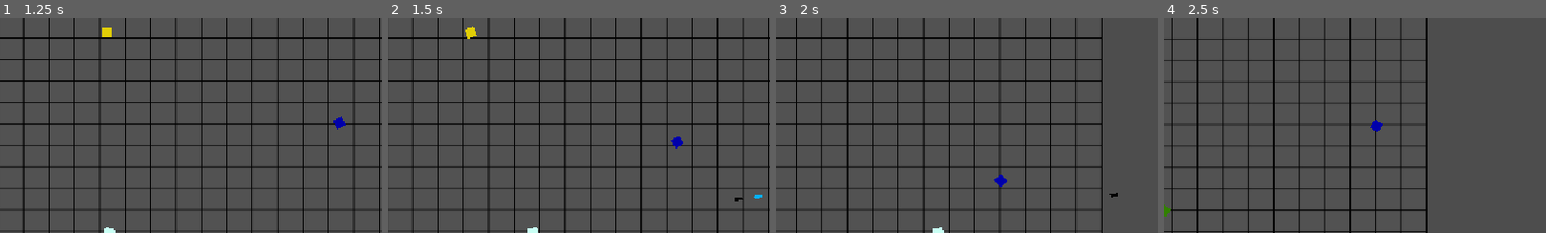
Above: before the commit, frames 1-4 (left to right).
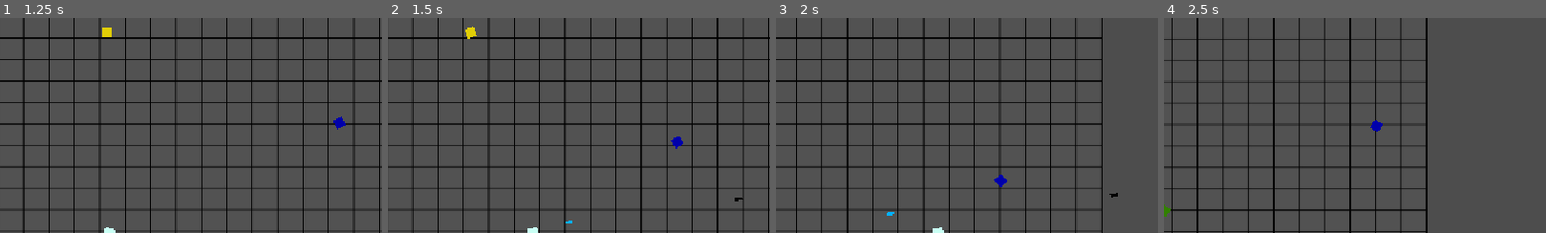
Above: after the commit, the same moments.

Repository: EmpexOri/OperationHavok
Game: Godot game, scene res://Scenes/MenuScene.tscn
Two runs of this game, one before a commit and one after it. Both use one fixed random seed, a clock stepped at 60 frames per second and the inputs below.
Inputs (mouse positions are % of the whole screen's width and height, from its top left):
- Up to frame 1 (1.25 s): click "Play" at 0.5 s
- Up to frame 2 (1.5 s): move the mouse to (72, 45) at 1.27 s; hold D (right) from 1.28 s (still down); click (72, 45) at 1.35 s
- Up to frame 3 (2 s): keep holding D (right)
- Up to frame 4 (2.5 s): move the mouse to (30, 55) at 2.02 s; release D (right) at 2.03 s; hold S (down) from 2.03 s (still down); click (30, 55) at 2.1 s
The pictures show only the part of the screen within x 36-86%, y 0-50%; the shares and areas given below are measured in that part.

Frame 1 is identical in both runs. In frame 2, less than 0.1% of the frame differs, in the area x 46-98%, y 82-96%; in frame 3, less than 0.1%; in frame 4, nothing differs.

Commit message:
damn enemy collisions (but bullets no longer stay forever!)

Diff:
--- a/Assets/Scripts/Enemy/enemy.gd
+++ b/Assets/Scripts/Enemy/enemy.gd
@@ -51,4 +51,4 @@
 			Target = get_tree().get_nodes_in_group("Enemy")[0].get_path()
 			print(Target)
 	elif is_in_group("Minion") and body.is_in_group("Enemy"):
-		queue_free()
+		call_deferred("queue_free")
--- a/Assets/Scripts/Player Scripts/bullet.gd
+++ b/Assets/Scripts/Player Scripts/bullet.gd
@@ -1,5 +1,12 @@
 extends RigidBody2D
 
+func _ready():
+	var LifeTimer = Timer.new()
+	LifeTimer.wait_time = 1
+	LifeTimer.one_shot = true  # Timer only goes once
+	LifeTimer.connect("timeout", Callable(self, "queue_free")) # Executes the spawn function once timer has ended
+	add_child(LifeTimer)
+	LifeTimer.start()
 
 func _on_area_2d_body_entered(body: Node2D):
 	if "Enemy" in body.name or "Player" in body.name: # Fixed
--- a/Scenes/Misc/bullet.tscn
+++ b/Scenes/Misc/bullet.tscn
@@ -11,6 +11,7 @@
 
 [node name="Bullet" type="RigidBody2D"]
 gravity_scale = 0.0
+continuous_cd = 1
 script = ExtResource("1_xjght")
 
 [node name="CollisionShape2D" type="CollisionShape2D" parent="."]
--- a/Scenes/Misc/enemy.tscn
+++ b/Scenes/Misc/enemy.tscn
@@ -7,7 +7,7 @@
 size = Vector2(8, 8)
 
 [sub_resource type="RectangleShape2D" id="RectangleShape2D_058mb"]
-size = Vector2(10, 10)
+size = Vector2(9, 9)
 
 [node name="Enemy" type="CharacterBody2D"]
 script = ExtResource("1_mvqga")
--- a/Scenes/Misc/enemy_2.tscn
+++ b/Scenes/Misc/enemy_2.tscn
@@ -7,7 +7,7 @@
 size = Vector2(8, 8)
 
 [sub_resource type="RectangleShape2D" id="RectangleShape2D_6ogbx"]
-size = Vector2(10, 10)
+size = Vector2(9, 9)
 
 [node name="Enemy2" type="CharacterBody2D"]
 script = ExtResource("1_61o6s")
--- a/Scenes/Misc/enemy_3.tscn
+++ b/Scenes/Misc/enemy_3.tscn
@@ -7,7 +7,7 @@
 size = Vector2(8, 8)
 
 [sub_resource type="RectangleShape2D" id="RectangleShape2D_dxyk6"]
-size = Vector2(10, 10)
+size = Vector2(9, 9)
 
 [node name="Enemy3" type="CharacterBody2D"]
 script = ExtResource("1_mex1v")
--- a/Scenes/Misc/enemy_4.tscn
+++ b/Scenes/Misc/enemy_4.tscn
@@ -7,7 +7,7 @@
 size = Vector2(8, 8)
 
 [sub_resource type="RectangleShape2D" id="RectangleShape2D_kdbor"]
-size = Vector2(10, 10)
+size = Vector2(9, 9)
 
 [node name="Enemy4" type="CharacterBody2D"]
 script = ExtResource("1_i7wpa")
